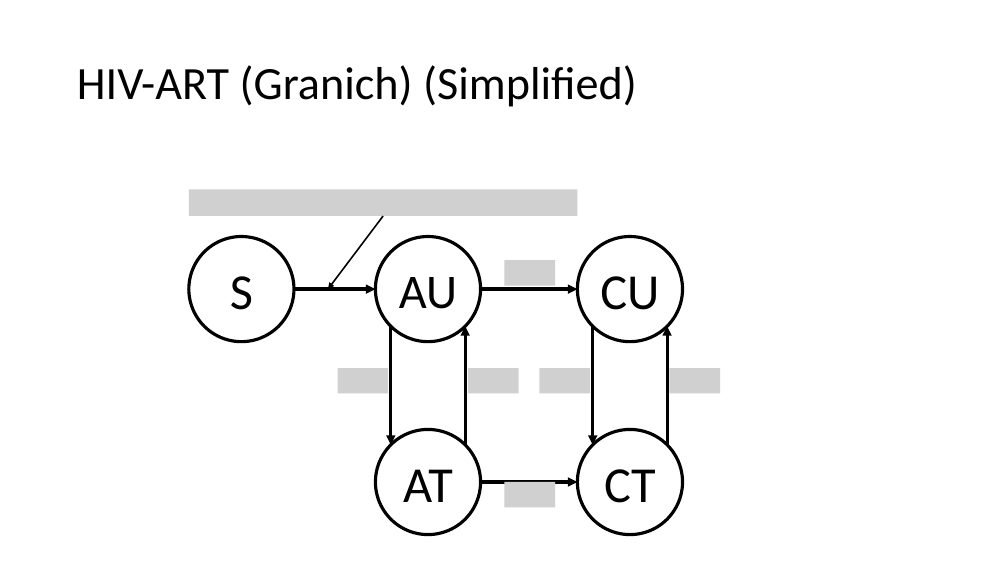
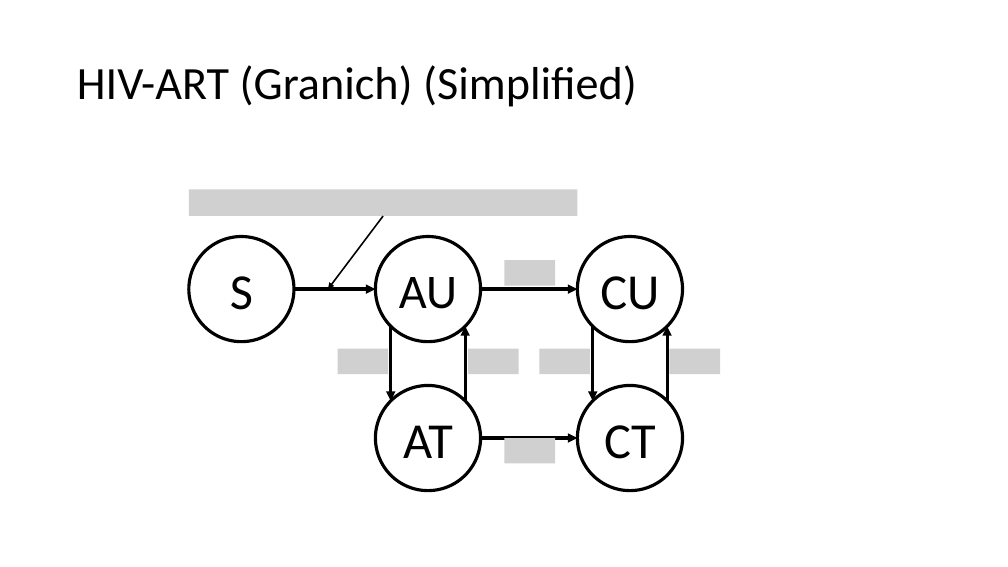
Before and after one commit to niemasd/FAVITES, a slide deck: slide 5 of figures/figures.pptx. Drawn at 1008x567 pixels with LibreOffice and Linux fonts; fonts in the diff are those of the drawing; grey boxes stand for pictures. Boxes give left, top, right and bottom in pixels: in the first picture for what was removed or moved away, otherwise in the second. Text is boxed around its words. In the diff, an @@ line names an element or a change of style, - is before the commit and + after.

Commit message:
Made edges shorter slightly

```diff
--- a/figures/figures.pptx
+++ b/figures/figures.pptx
@@ arrow moved from (391, 327) - (391, 445) to (391, 327) - (391, 401) @@
@@ arrow moved from (465, 445) - (465, 327) to (465, 401) - (465, 327) @@
@@ arrow moved from (593, 327) - (593, 445) to (593, 327) - (593, 401) @@
@@ arrow moved from (667, 445) - (667, 327) to (667, 401) - (667, 327) @@
@@ picture added at <box>337,349,388,374</box> @@
@@ picture added at <box>468,349,519,374</box> @@
@@ picture added at <box>539,349,590,374</box> @@
@@ picture added at <box>670,349,721,374</box> @@
@@ picture removed at <box>337,368,388,394</box> @@
@@ picture removed at <box>468,368,519,394</box> @@
@@ picture removed at <box>539,368,590,394</box> @@
@@ picture removed at <box>670,368,721,394</box> @@
@@ 2 ellipses, 1 picture, 1 arrow: place and size @@
-2 ellipses, 1 picture, 1 arrow at <box>376,430,683,535</box>
+2 ellipses, 1 picture, 1 arrow at <box>376,386,683,491</box>
```
